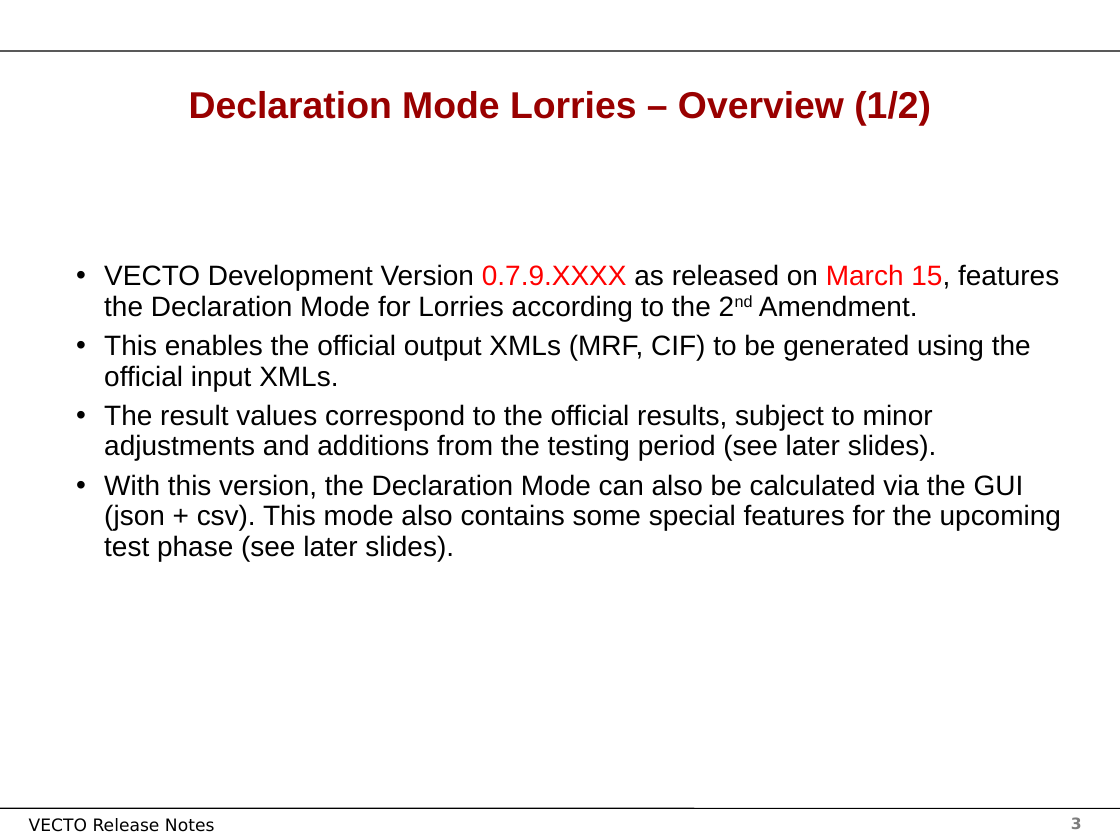
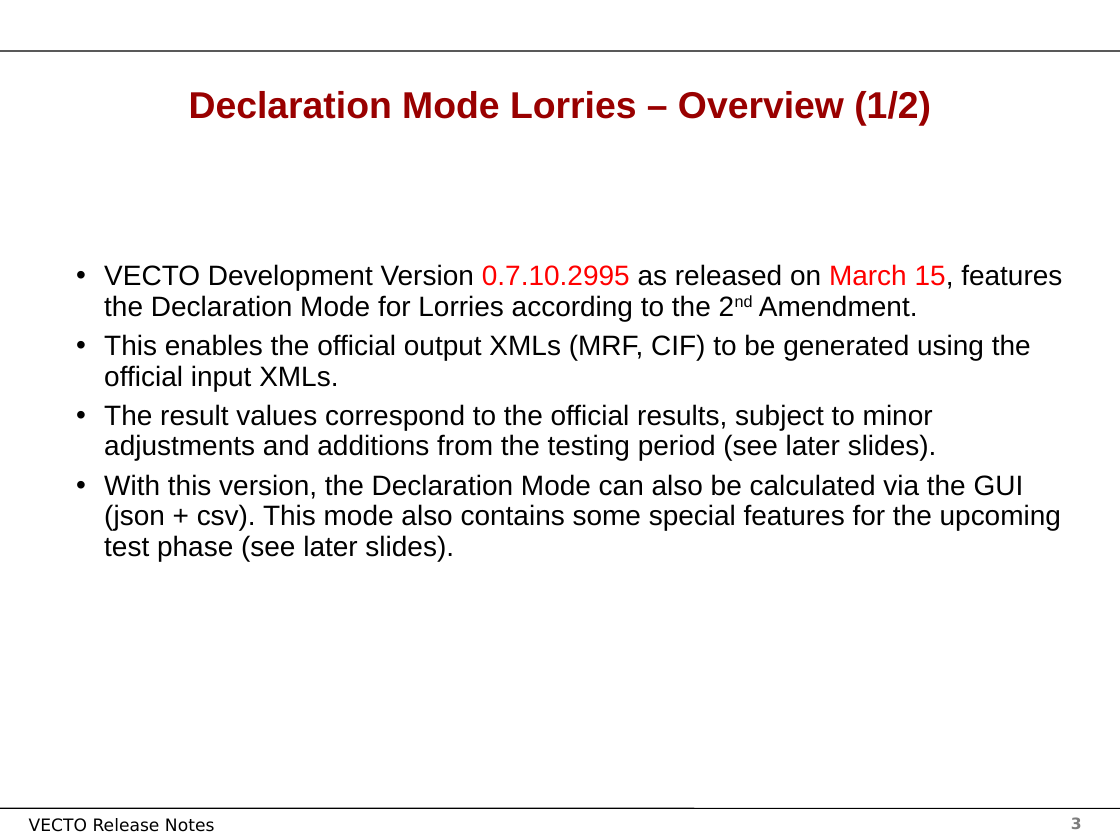
Before and after one commit to tanawadeatharva/BharatVECTO, a slide deck: slide 3 of Documentation/User Manual Source/Release Notes Vecto3.x.pptx. Drawn at 1120x840 pixels with LibreOffice and Linux fonts; fonts in the diff are those of the drawing; background and template pictures are left out. Boxes give left, top, right and bottom in pixels: in the first picture for what was removed or moved away, otherwise in the second. Text is boxed around its words. In the diff, an @@ line names an element or a change of style, - is before the commit and + after.

```diff
--- a/Documentation/User Manual Source/Release Notes Vecto3.x.pptx
+++ b/Documentation/User Manual Source/Release Notes Vecto3.x.pptx
@@ text at [104,264,1062,321]: text changed @@
-• VECTO Development Version 0.7.9.XXXX as released on March 15, features the Declaration Mode for Lorries according to the 2nd Amendment.
+• VECTO Development Version 0.7.10.2995 as released on March 15, features the Declaration Mode for Lorries according to the 2nd Amendment.
```
Also in this commit, not shown: 1 other slide changed, 1 other file.
